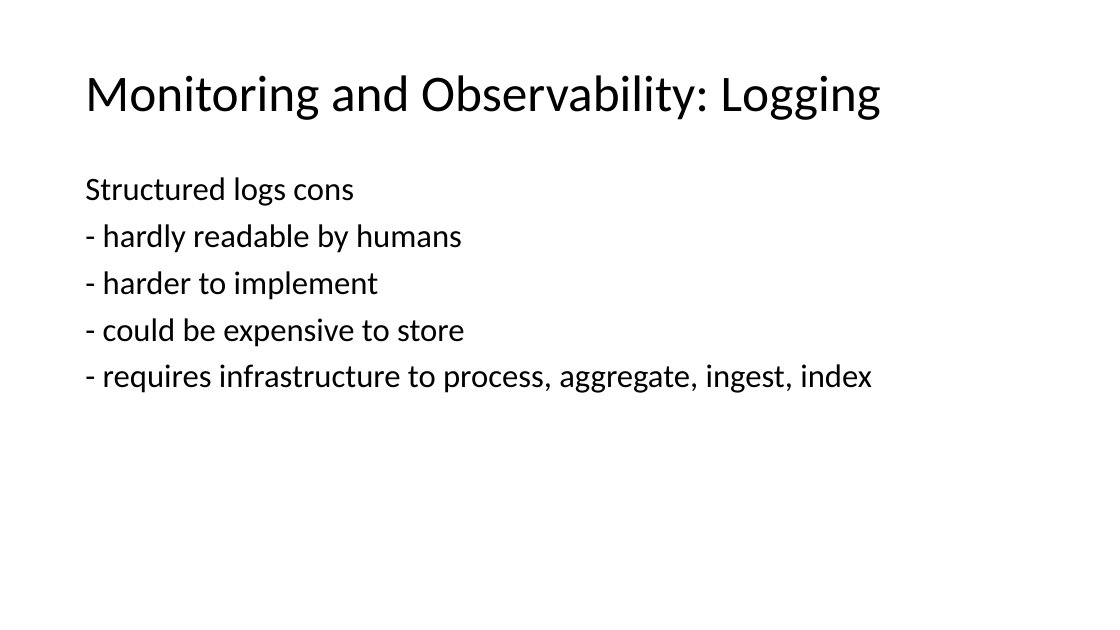
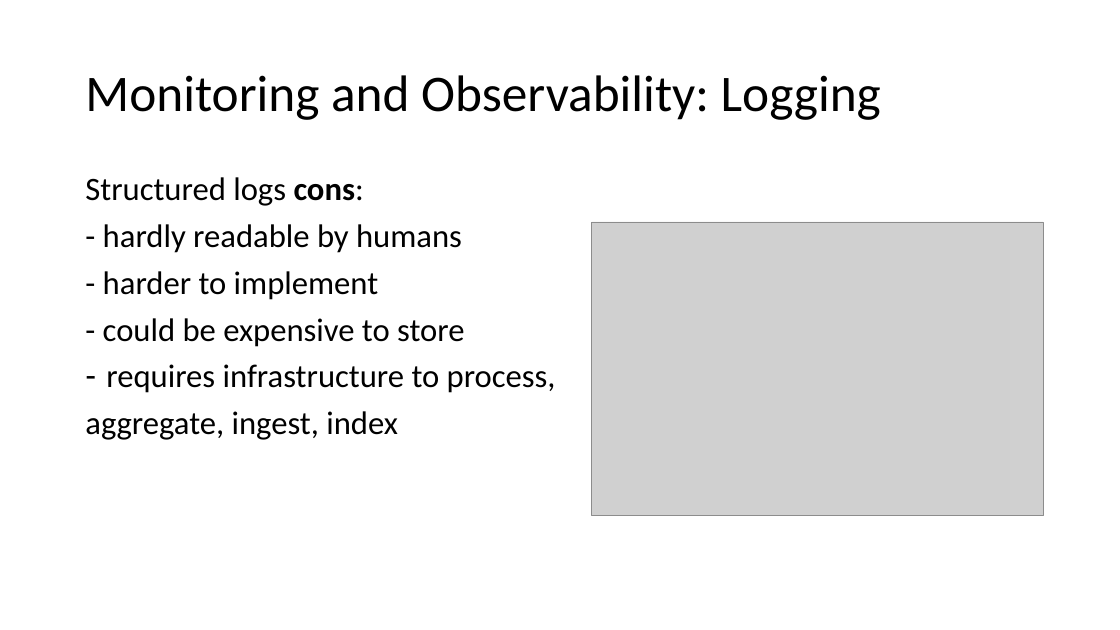
Before and after one commit to v1r7u/cloud_computing_old, a slide deck: slide 38 of presentations/05_Monitoring_Pricing.pptx (slide 37 before the commit). Drawn at 1120x630 pixels with LibreOffice and Linux fonts; fonts in the diff are those of the drawing; grey boxes stand for pictures. Boxes give left, top, right and bottom in pixels: in the first picture for what was removed or moved away, otherwise in the second. Text is boxed around its words. In the diff, an @@ line names an element or a change of style, - is before the commit and + after.

```diff
--- a/presentations/05_Monitoring_Pricing.pptx
+++ b/presentations/05_Monitoring_Pricing.pptx
@@ text at (85,177,364,206): text changed @@
-Structured logs cons
+Structured logs cons:
@@ picture added at (592,222,1044,515) @@
@@ text at (85,364,556,440): text changed @@
-- requires infrastructure to process, aggregate, ingest, index
+– requires infrastructure to process,
+aggregate, ingest, index
```
Also in this commit, not shown: 10 other slides changed, 3 other files.
